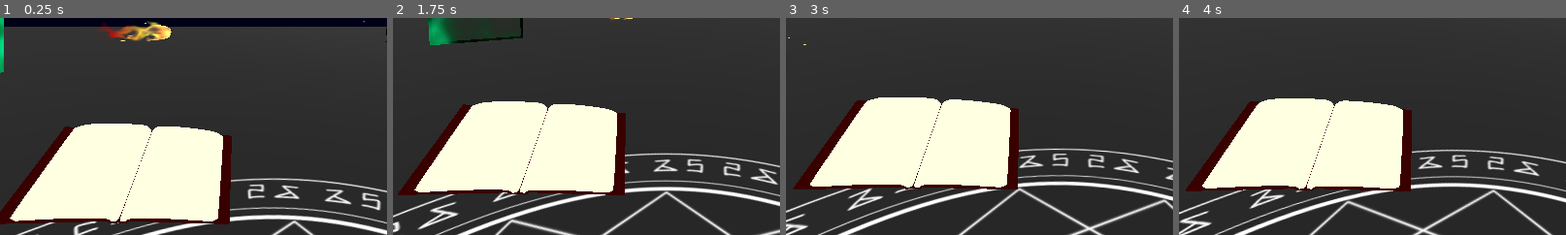
Above: before the commit, frames 1-4 (left to right).
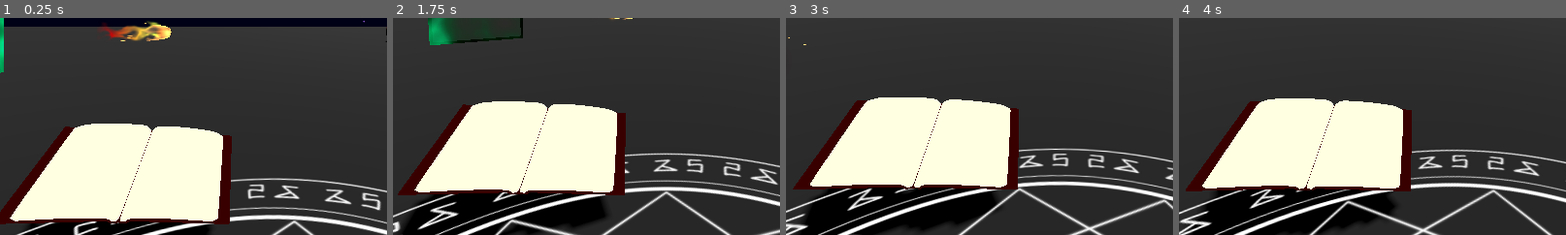
Above: after the commit, the same moments.

Repository: wispykey/shader-dump
Game: Godot game, scene res://demo_map.tscn
Same seed, same stepped clock (60 frames per second), same inputs: the game is played once before the commit and once after it.
Inputs (mouse positions are % of the whole screen's width and height, from its top left):
- Up to frame 1 (0.25 s): no input
- Up to frame 2 (1.75 s): move the mouse to (72, 45) at 0.52 s; hold D (move_right) 0.53-1.28 s; hold Tab (toggle_mouse_capture) 0.53-1.28 s; click (72, 45) at 0.67 s; tap Space (move_jump) at 0.77, 1.52 s; move the mouse to (45, 50) at 1.27 s; hold W (move_forward) from 1.28 s (still down); tap Mouse wheel down (wheel_down) at 1.35 s
- Up to frame 3 (3 s): keep holding W (move_forward); move the mouse to (52, 48) at 2.02 s; hold Mouse wheel up (wheel_up) 2.03-2.78 s; move the mouse to (49, 52) at 2.77 s; tap Tab (toggle_mouse_capture) at 2.85 s; click (49, 52) at 2.92 s
- Up to frame 4 (4 s): keep holding W (move_forward); tap Space (move_jump) at 3.02, 3.77 s; move the mouse to (57, 51) at 3.52 s; hold Mouse wheel down (wheel_down) from 3.53 s (still down)
The pictures show only the part of the screen within x 15-65%, y 50-100%; the shares and areas given below are measured in that part.

The runs differ from the first frame. In frame 1, 2.2% of the frame differs, in the area x 5-55%, y 93-100%; in frame 2, 7.0%; in frame 3, 7.5%; in frame 4, 7.5%, in the area x 3-56%, y 78-100%.

Commit message:
Add very basic water

Diff:
--- a/Objects/book.tscn
+++ b/Objects/book.tscn
@@ -43,7 +43,7 @@
 [sub_resource type="StandardMaterial3D" id="StandardMaterial3D_kh36y"]
 cull_mode = 2
 shading_mode = 0
-albedo_color = Color(1, 1, 0.8862745, 1)
+albedo_color = Color(1, 1, 0.8865197, 1)
 
 [sub_resource type="StandardMaterial3D" id="StandardMaterial3D_aamt7"]
 
@@ -105,10 +105,11 @@
 
 [node name="Pages" type="MeshInstance3D" parent="." unique_id=647771167]
 material_override = SubResource("StandardMaterial3D_kh36y")
-cast_shadow = 0
+gi_mode = 0
 mesh = SubResource("ArrayMesh_478cx")
 
 [node name="ActivePage" type="MeshInstance3D" parent="." unique_id=1231952061]
 transform = Transform3D(1, 0, 0, 0, 1, 0, 0, 0, 1, 0.66424847, -0.05078876, 0.028523743)
+visible = false
 material_override = SubResource("ShaderMaterial_f0xhj")
 mesh = SubResource("BoxMesh_3r6c0")
Not shown, changed: Levels/Campfire/campfire.tscn
